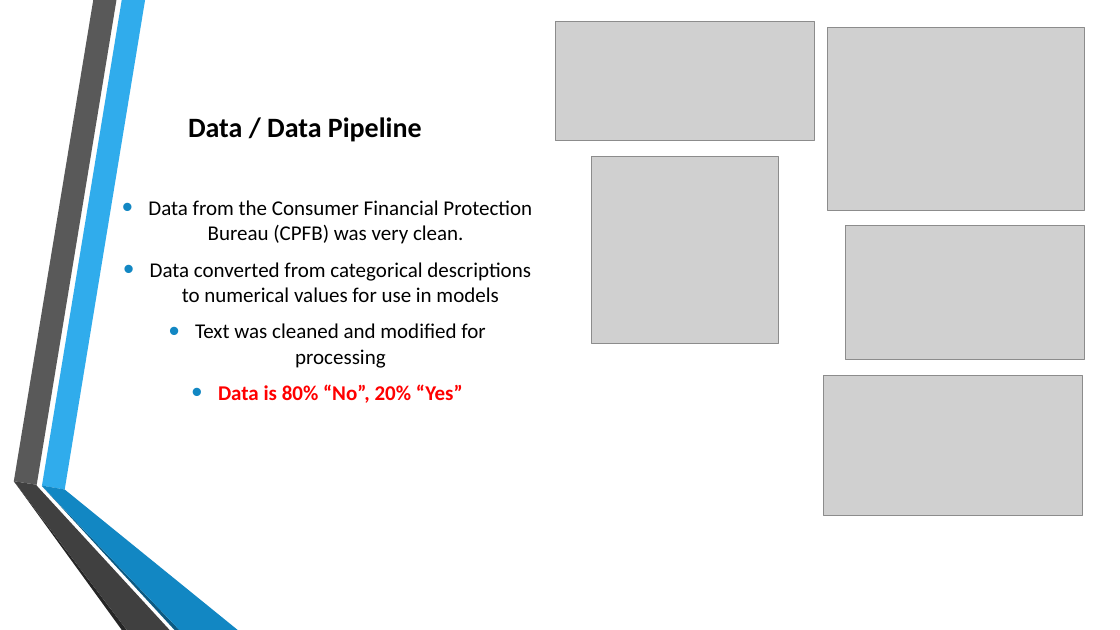
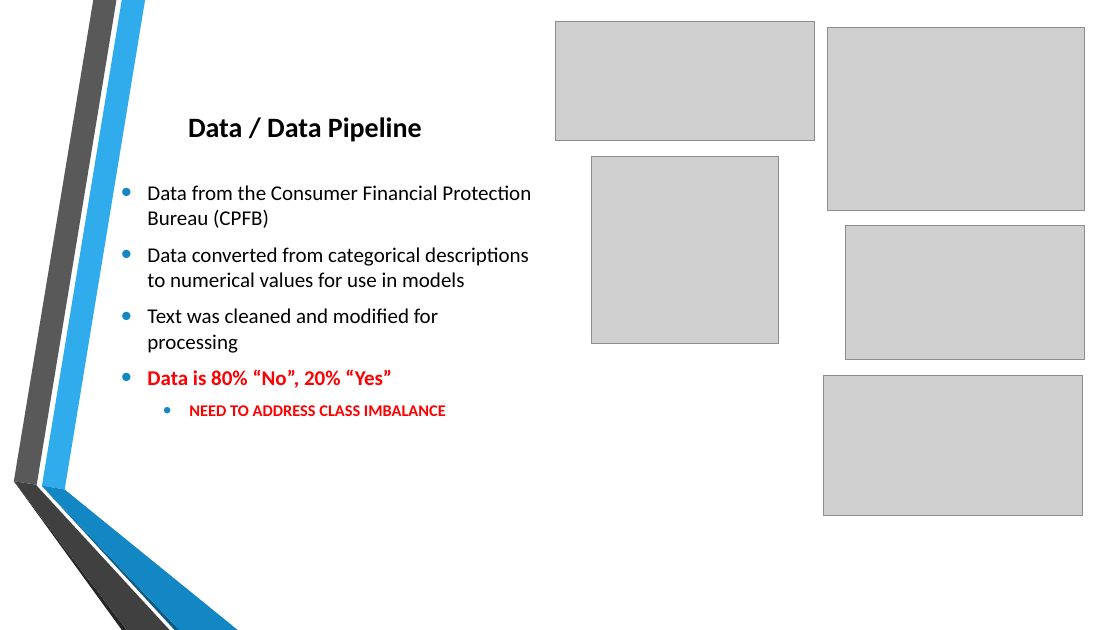
Before and after one commit to ChrisMichael11/Consumer_Complaint_Project, a slide deck: slide 5 of ppt/Consumer_Complaints.pptx. Drawn at 1120x630 pixels with LibreOffice and Linux fonts; fonts in the diff are those of the drawing; grey boxes stand for pictures; background and template pictures are left out. Boxes give left, top, right and bottom in pixels: in the first picture for what was removed or moved away, otherwise in the second. Text is boxed around its words. In the diff, an @@ line names an element or a change of style, - is before the commit and + after.

```diff
--- a/ppt/Consumer_Complaints.pptx
+++ b/ppt/Consumer_Complaints.pptx
@@ text at box(147, 185, 531, 228): text changed @@
-• Data from the Consumer Financial Protection Bureau (CPFB) was very clean.
+• Data from the Consumer Financial Protection Bureau (CPFB)
@@ text at box(147, 247, 529, 388): alignment centre to left @@
@@ text at box(189, 405, 446, 416): paragraph added @@
+  • NEED TO ADDRESS CLASS IMBALANCE
```
Also in this commit, not shown: 6 other slides changed, 1 other file.
